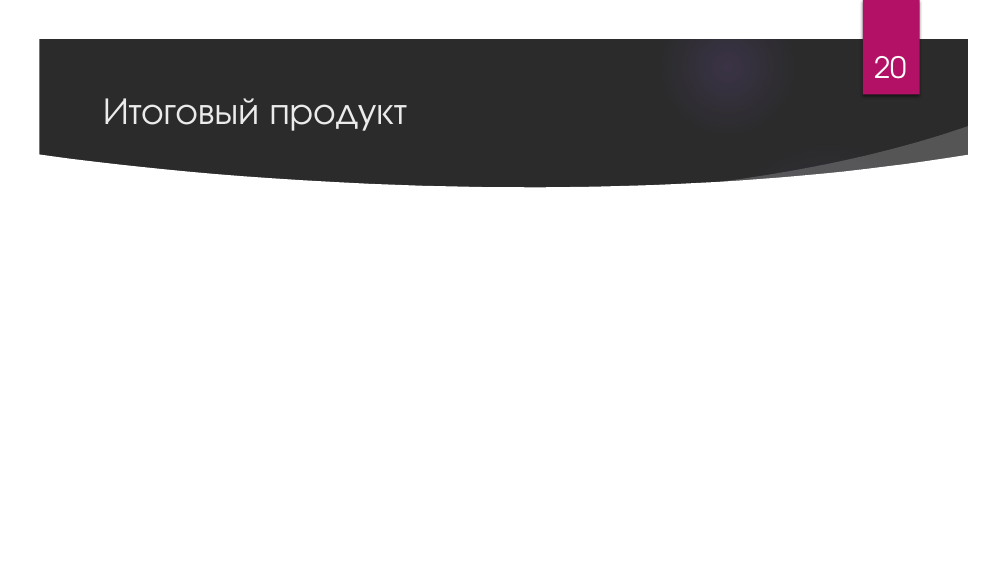
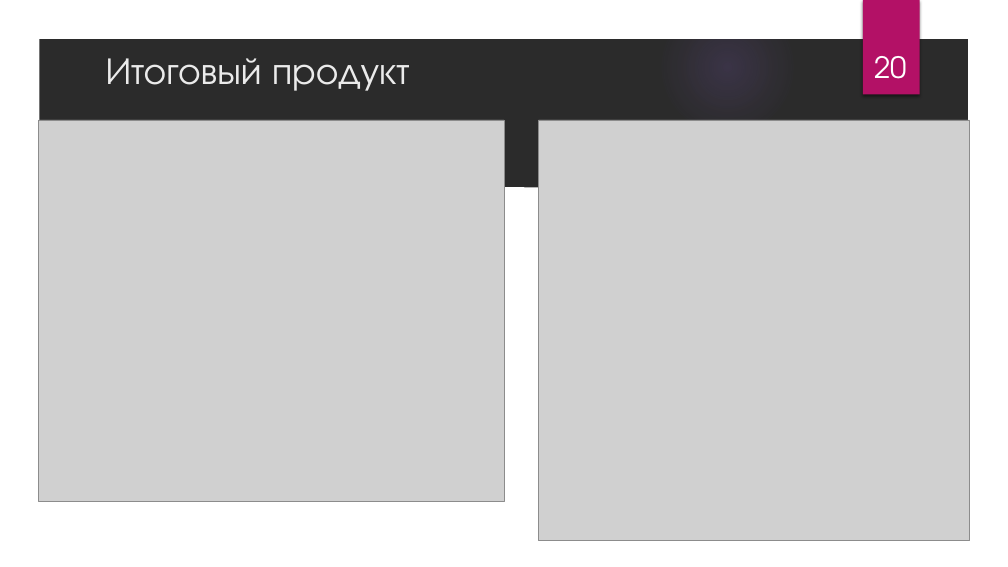
Before and after one commit to saf-kyoma/Katalog_knig, a slide deck: slide 20 of Разработка_Веб_Приложения_каталога_книг_на_Java_с_базой.pptx. Drawn at 1008x567 pixels with LibreOffice and Linux fonts; fonts in the diff are those of the drawing; grey boxes stand for pictures; background and template pictures are left out; a plain dark background stands for a picture behind light text. Boxes give left, top, right and bottom in pixels: in the first picture for what was removed or moved away, otherwise in the second. Text is boxed around its words. In the diff, an @@ line names an element or a change of style, - is before the commit and + after.

```diff
--- a/Разработка_Веб_Приложения_каталога_книг_на_Java_с_базой.pptx
+++ b/Разработка_Веб_Приложения_каталога_книг_на_Java_с_базой.pptx
@@ title "Итоговый продукт": place and size @@
-title "Итоговый продукт" at (103,98,407,131)
+title "Итоговый продукт" at (106,58,409,91)
@@ picture added at (39,120,504,501) @@
@@ picture added at (539,120,970,541) @@
@@ ellipse removed at (712,138,944,371) @@
```
Also in this commit, not shown: 1 slide added, 2 slides removed, 1 other file.
